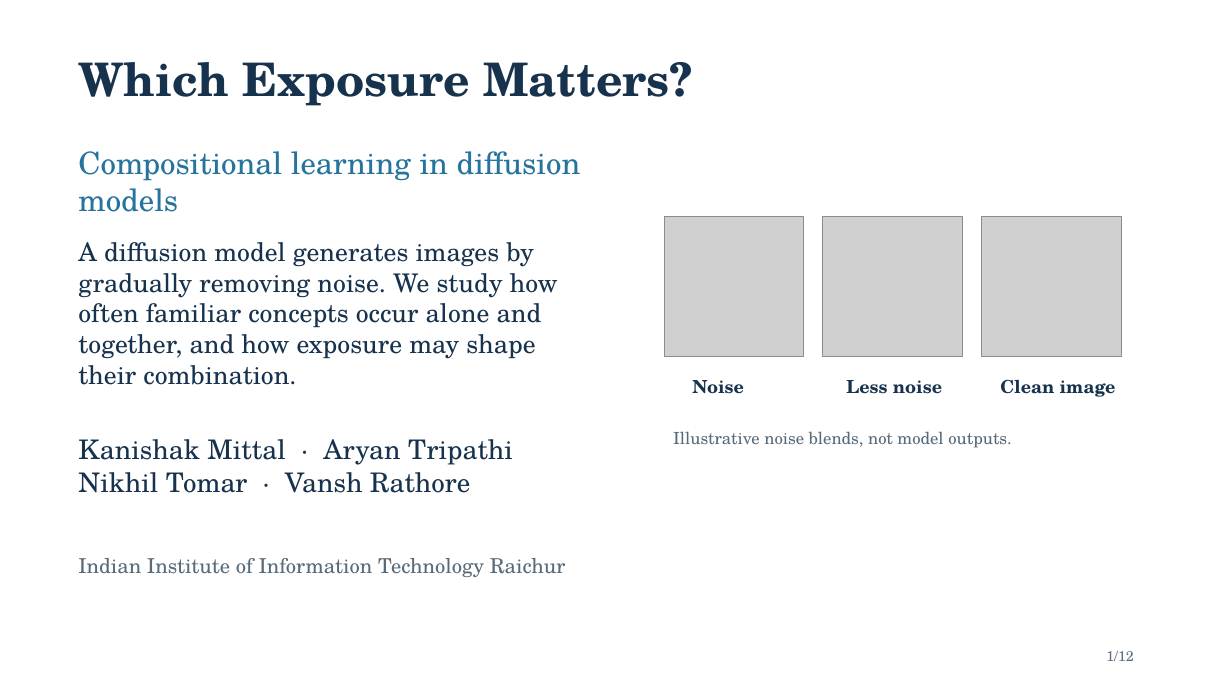
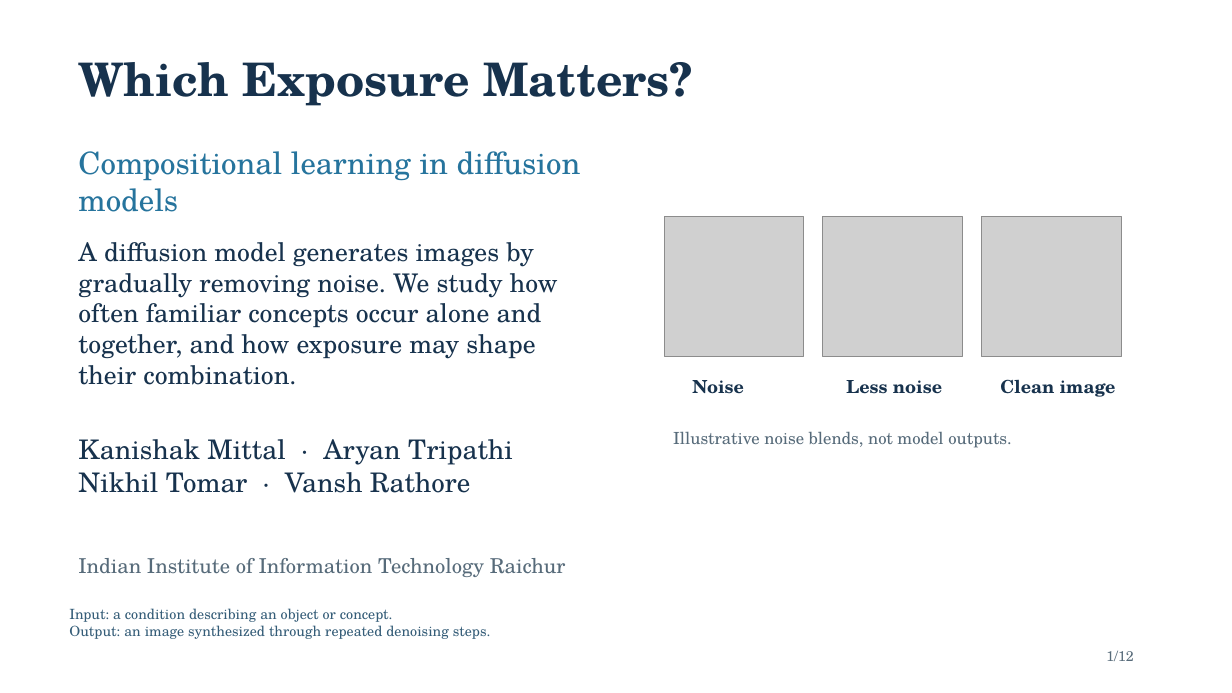
Before and after one commit to Space-Dev0/muadib, a slide deck: slide 1 of presentation/powerpoint/submission-final.pptx. Drawn at 1232x693 pixels with LibreOffice and Linux fonts; fonts in the diff are those of the drawing; grey boxes stand for pictures. Boxes give left, top, right and bottom in pixels: in the first picture for what was removed or moved away, otherwise in the second. Text is boxed around its words. In the diff, an @@ line names an element or a change of style, - is before the commit and + after.

Commit message:
docs: expand networking and presentation context
Add the six proposed hypotheses, protocol-layer details, throughput definitions, and the measured networking figure to the paper. Expand all twelve slides with additional explanations and describe the verified coordination, retry, and integrity mechanisms.

```diff
--- a/presentation/powerpoint/submission-final.pptx
+++ b/presentation/powerpoint/submission-final.pptx
@@ text added at box(69, 608, 491, 639), 11 pt, text #355D78 @@
+Input: a condition describing an object or concept.
+Output: an image synthesized through repeated denoising steps.
```
Also in this commit, not shown: 11 other slides changed, 5 other files.
